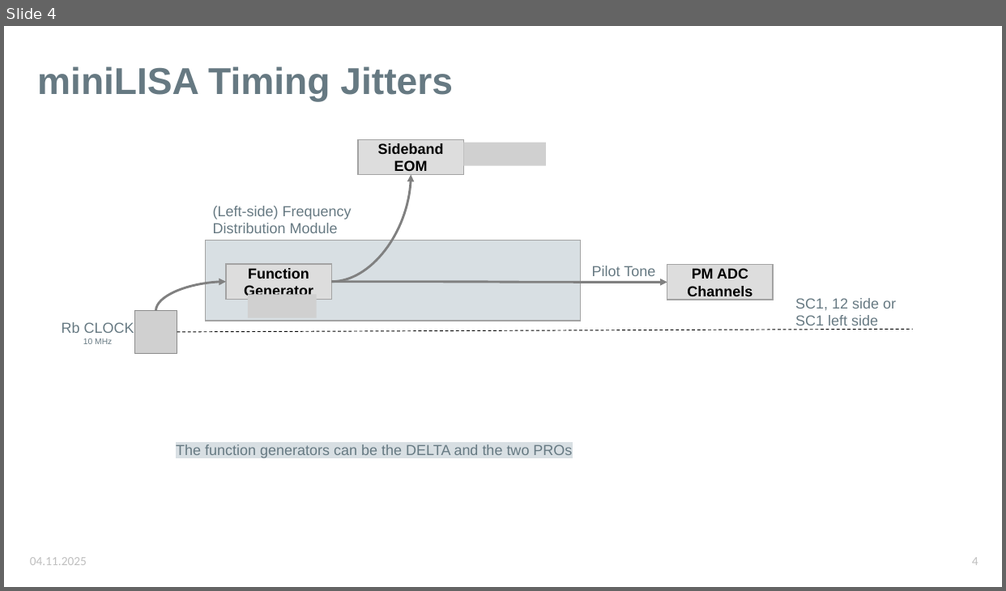
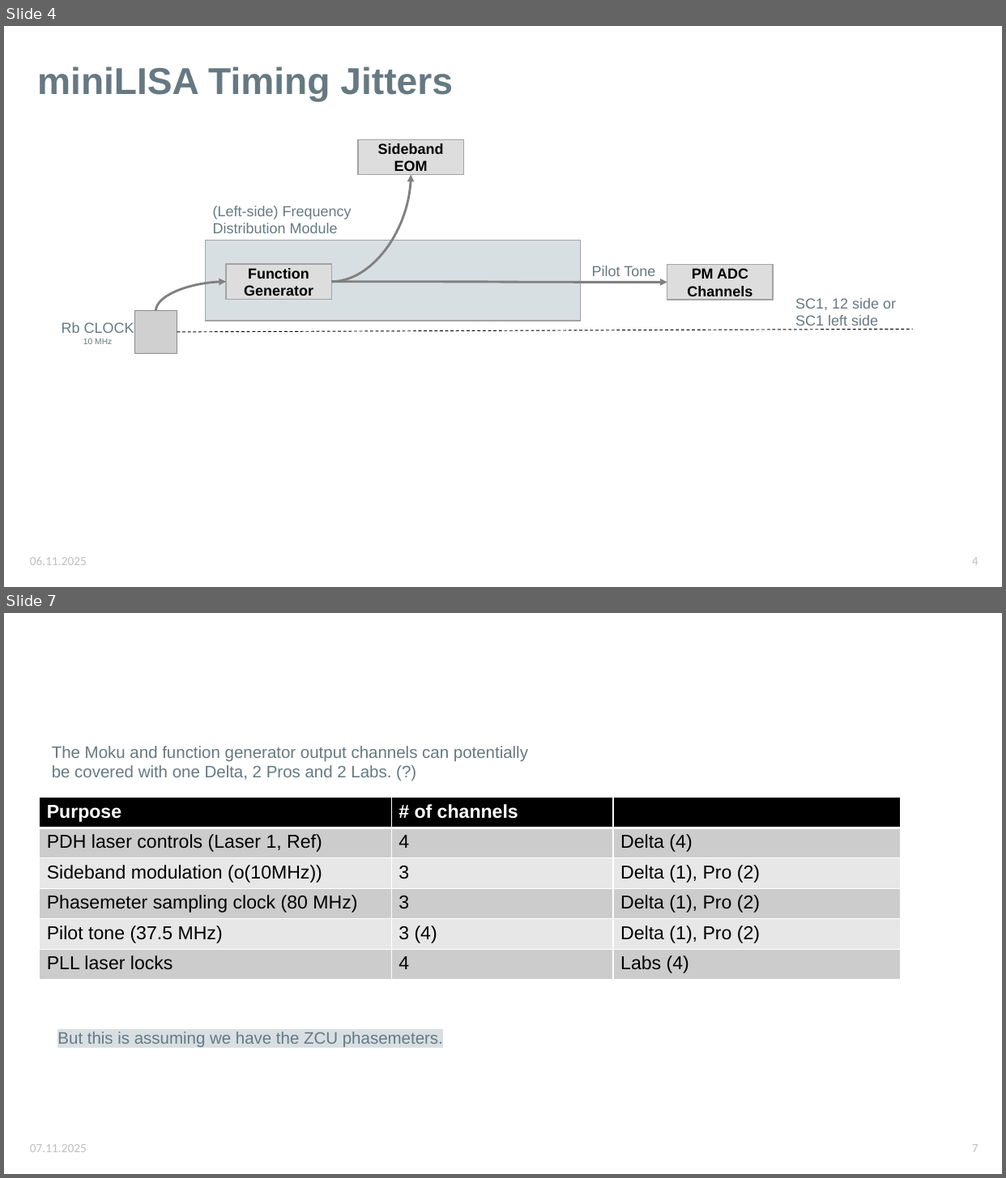
Before and after one commit to karinkruuse/Esitlused, a slide deck: frequency distribution.pptx. Shown one above the other, each under a label of ours: slide 4 before the commit, slides 4 and 7 after it; the slides between them are not shown. The pictures are 1006x591 and 1006x1178 pixels, drawn with LibreOffice and Linux fonts; fonts in the diff are those of the drawing; grey boxes stand for pictures. Boxes give left, top, right and bottom in pixels: in the first picture for what was removed or moved away, otherwise in the second. Text is boxed around its words. In the diff, an @@ line names an element or a change of style, - is before the commit and + after.

```diff
--- a/frequency distribution.pptx
+++ b/frequency distribution.pptx
@@ slide 7 added at bbox=[4, 613, 1002, 1174], background #FFFFFF @@
@@ text added at bbox=[52, 746, 528, 780], 16 pt, text #667982 @@
+The Moku and function generator output channels can potentially be covered with one Delta, 2 Pros and 2 Labs. (?)
@@ table added at bbox=[39, 798, 899, 980], 6 rows, 3 columns @@
+Purpose | # of channels | 
+PDH laser controls (Laser 1, Ref) | 4 | Delta (4)
+Sideband modulation (o(10MHz)) | 3 | Delta (1), Pro (2)
+Phasemeter sampling clock (80 MHz) | 3 | Delta (1), Pro (2)
+Pilot tone (37.5 MHz) | 3 (4) | Delta (1), Pro (2)
+PLL laser locks | 4 | Labs (4)
@@ text added at bbox=[57, 1032, 443, 1047], 16 pt, text #667982 @@
+But this is assuming we have the ZCU phasemeters.
@@ text added at bbox=[30, 1144, 87, 1152], 12 pt, text #BFBFBF @@
+07.11.2025
@@ page number added at bbox=[972, 1144, 978, 1152], 12 pt, text #BFBFBF @@
+7
@@ slide 4 changed as well @@
@@ picture removed at bbox=[463, 142, 546, 166] @@
@@ picture removed at bbox=[248, 295, 317, 318] @@
@@ text removed at bbox=[176, 445, 572, 459] @@
-The function generators can be the DELTA and the two PROs
@@ text at bbox=[30, 557, 87, 565]: text changed @@
-04.11.2025
+06.11.2025
```
Also in this commit, not shown: 4 other slides changed, 3 other slides added, 3 other files.
